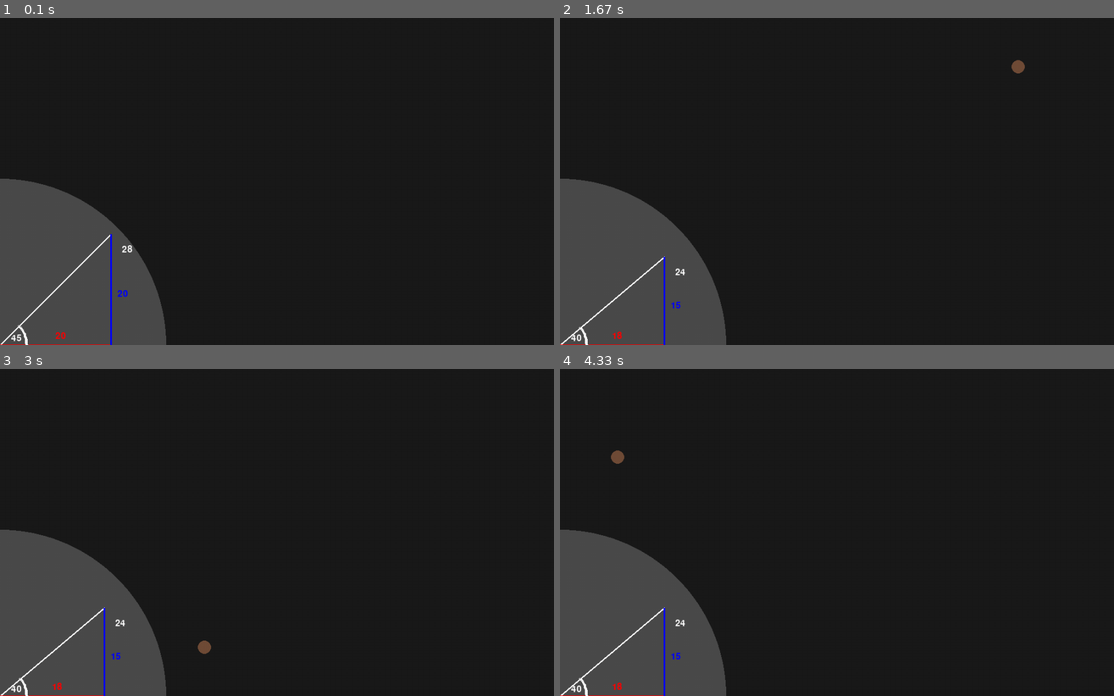
Above: before the commit, frames 1-4 (two rows, left to right).
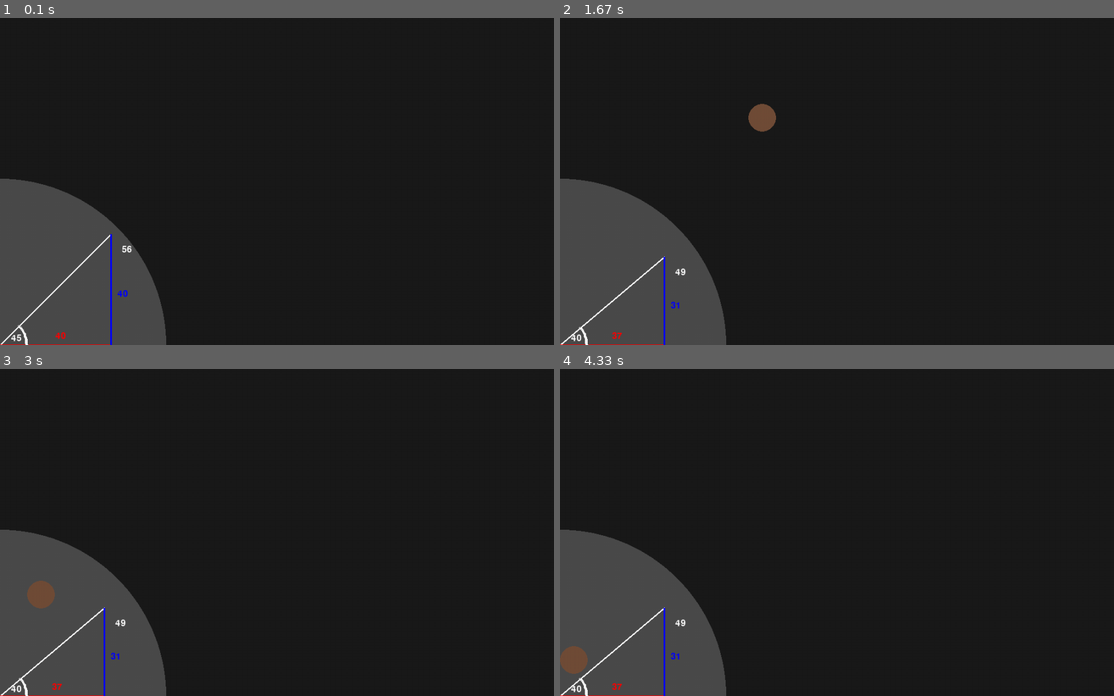
Above: after the commit, the same moments.

Repository: North004/PygamePhysics
Game: pygame game, started from main.py
Same seed, same stepped clock (60 frames per second), same inputs: the game is played once before the commit and once after it.
Inputs (mouse positions are in pixels of both pictures, inside the frame that each line leads up to):
- Up to frame 1 (0.1 s): no input
- Up to frame 2 (1.67 s): click (665, 256) at 0.88 s
- Up to frame 3 (3 s): no input
- Up to frame 4 (4.33 s): no input

The runs differ from the first frame. In frame 1, less than 0.1% of the frame differs, in the area x 10-24%, y 69-99%; in frame 2, 0.5%, in the area x 9-84%, y 12-99%; in frame 3, 0.5%; in frame 4, 0.5%.

Commit message:
updated the code

Diff:
--- a/main.py
+++ b/main.py
@@ -9,8 +9,8 @@
 screen_width = 1000
 screen_height = 600
 projectiles = []
-bounce_damping = 1
-constant = 0.1
+bounce_damping = 0.9
+constant = 0.2
 border = 300
 
 #initializing pygame with innit function
@@ -105,10 +105,10 @@
                                                               other.radius)
 
             # Update velocities of colliding objects
-            self.velocity[0] = v1f_x
-            self.velocity[1] = v1f_y
-            other.velocity[0] = v2f_x
-            other.velocity[1] = v2f_y
+            self.velocity[0] = v1f_x * bounce_damping
+            self.velocity[1] = v1f_y* bounce_damping
+            other.velocity[0] = v2f_x* bounce_damping
+            other.velocity[1] = v2f_y* bounce_damping
 
 
 ##creates an instance of an object from objet class
@@ -157,8 +157,8 @@
                 Object(
                     [0, screen_height],
                     [velocity * math.cos(angle), -velocity * math.sin(angle)],
-                    0.2,
-                    12,
+                    1,
+                    25,
                     color
             ))
 
@@ -182,7 +182,7 @@
     #loops over all balls
     for particle in projectiles:
         #drawing particle
-        pygame.draw.circle(screen, (particle.color), (particle.position[0], particle.position[1]), 12)
+        pygame.draw.circle(screen, (particle.color), (particle.position[0], particle.position[1]), particle.radius)
 
     #labels white line
     text_surface = font.render(str(int(velocity)), True, (255, 255, 255))
